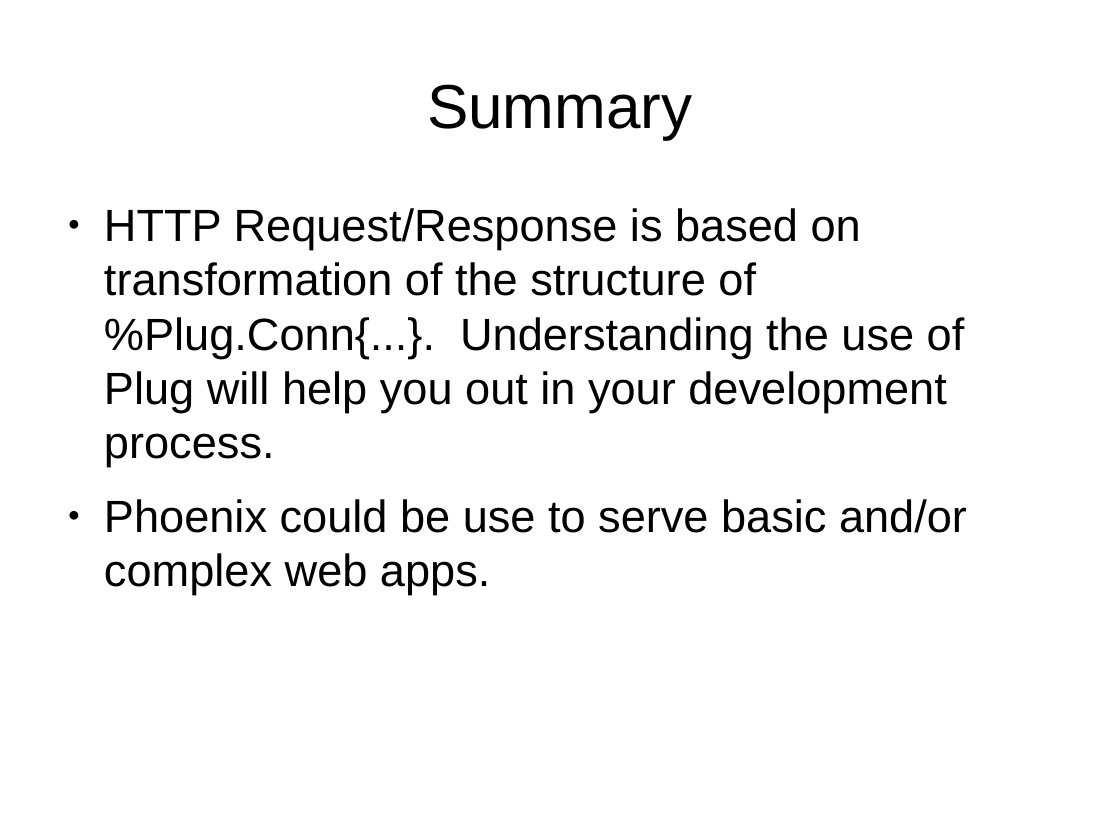
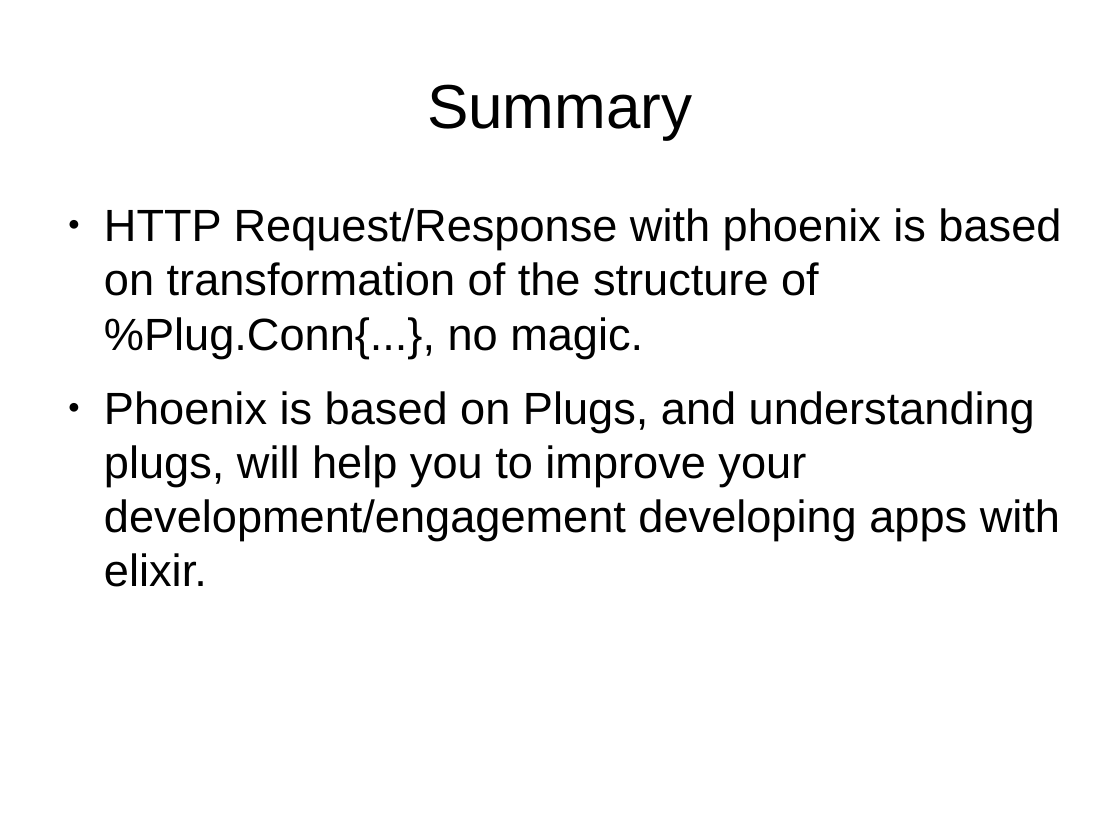
Before and after one commit to ramortegui/talks, a slide deck: slide 31 of odps/working_with_phoenix.odp (slide 10 before the commit). Drawn at 1120x840 pixels with LibreOffice and Linux fonts; fonts in the diff are those of the drawing. Boxes give left, top, right and bottom in pixels: in the first picture for what was removed or moved away, otherwise in the second. Text is boxed around its words. In the diff, an @@ line names an element or a change of style, - is before the commit and + after.

Commit message:
Add structure, and content sample.

```diff
--- a/odps/working_with_phoenix.odp
+++ b/odps/working_with_phoenix.odp
@@ text at [104,208,1061,587]: text changed @@
-● HTTP Request/Response is based on transformation of the structure of %Plug.Conn{...}. Understanding the use of Plug will help you out in your development process.
-● Phoenix could be use to serve basic and/or complex web apps.
+● HTTP Request/Response with phoenix is based on transformation of the structure of %Plug.Conn{...}, no magic.
+● Phoenix is based on Plugs, and understanding plugs, will help you to improve your development/engagement developing apps with elixir.
```
Also in this commit, not shown: 7 other slides changed, 22 slides added, 1 slide removed.
